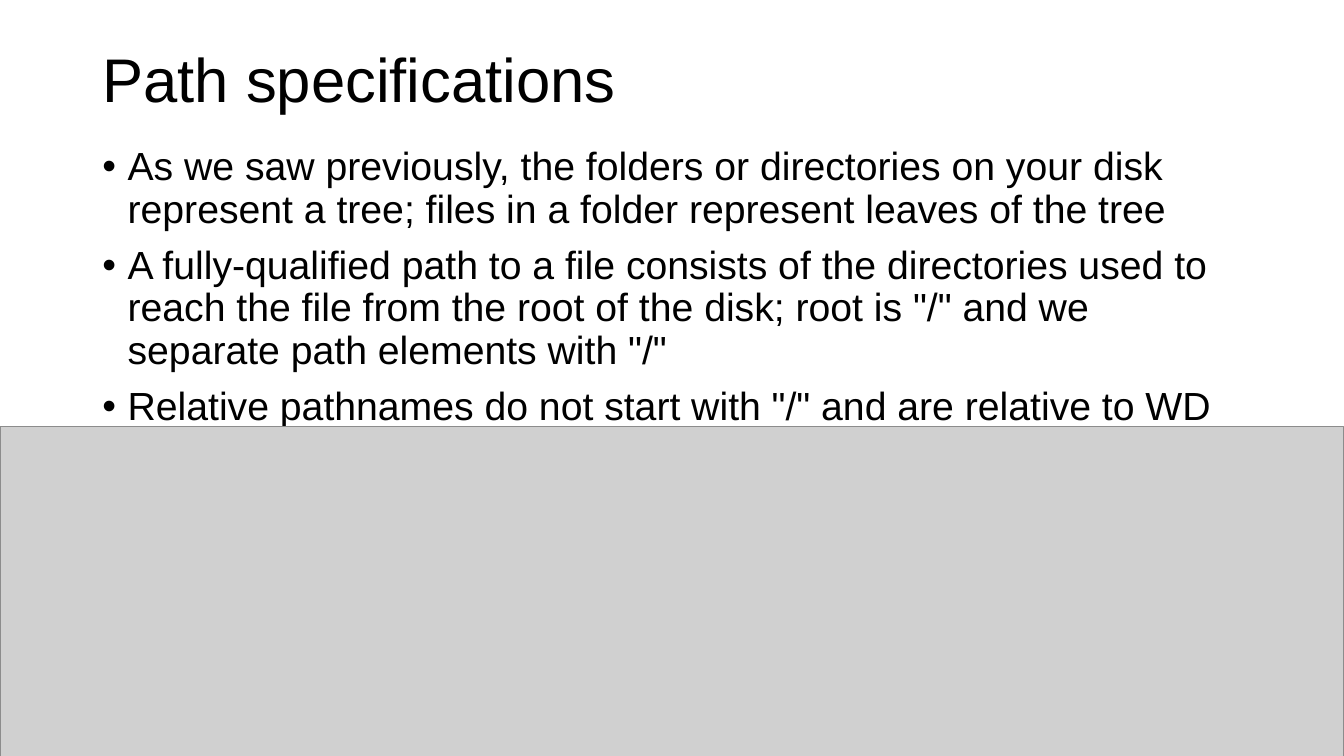
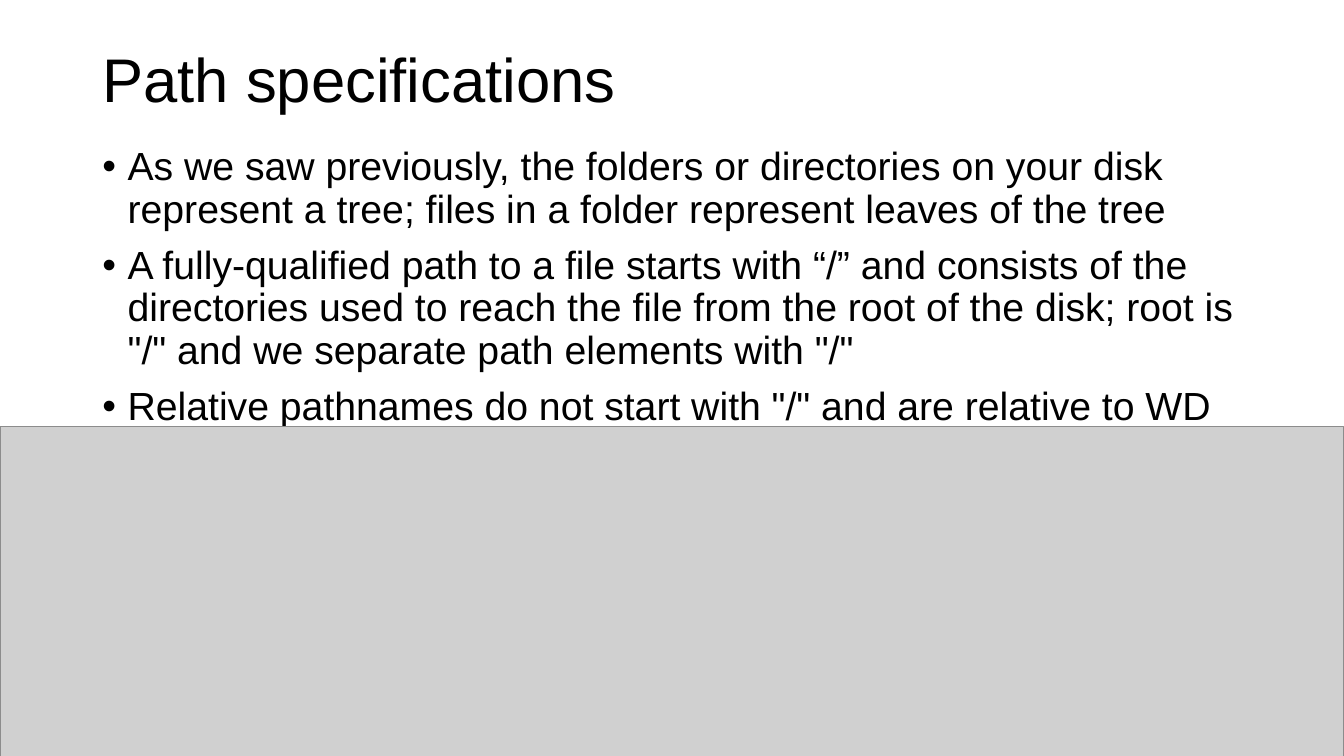
Before and after one commit to parrt/msds501, a slide deck: slide 8 of slides/terminal.pptx (slide 7 before the commit). Drawn at 1344x756 pixels with LibreOffice and Linux fonts; fonts in the diff are those of the drawing; grey boxes stand for pictures; background and template pictures are left out. Boxes give left, top, right and bottom in pixels: in the first picture for what was removed or moved away, otherwise in the second. Text is boxed around its words. In the diff, an @@ line names an element or a change of style, - is before the commit and + after.

Commit message:
update slides/projects

```diff
--- a/slides/terminal.pptx
+++ b/slides/terminal.pptx
@@ text at (128, 250, 1233, 372): text changed @@
-• A fully-qualified path to a file consists of the directories used to reach the file from the root of the disk; root is "/" and we separate path elements with "/"
+• A fully-qualified path to a file starts with “/” and consists of the directories used to reach the file from the root of the disk; root is "/" and we separate path elements with "/"
```
Also in this commit, not shown: 12 other slides changed, 2 slides added, 1 slide removed.
